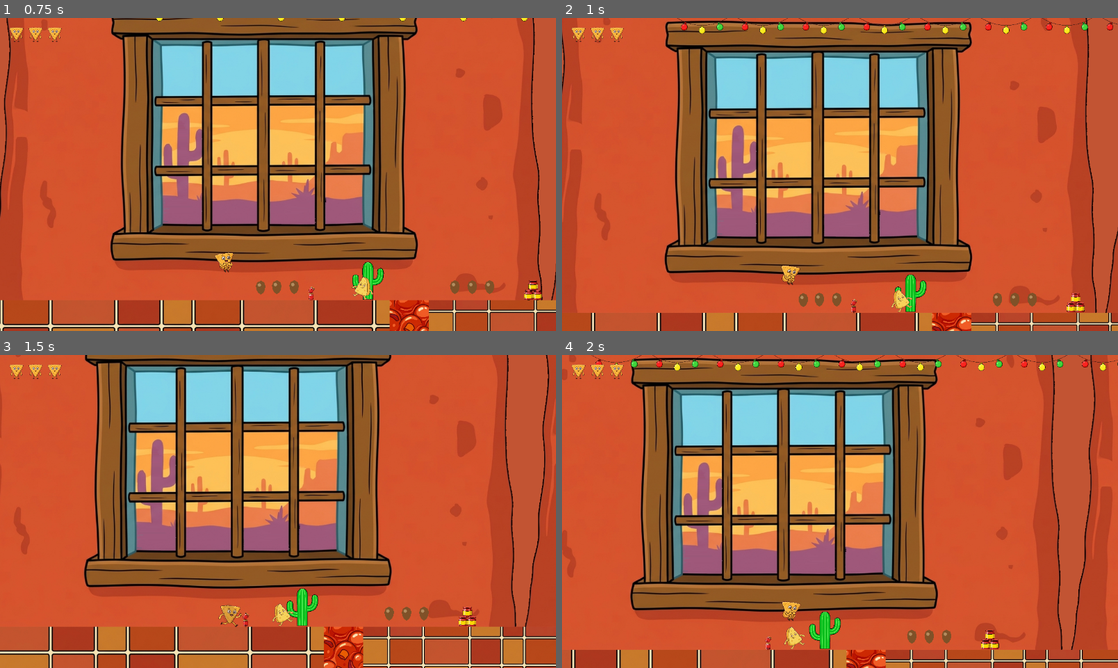
Above: before the commit, frames 1-4 (two rows, left to right).
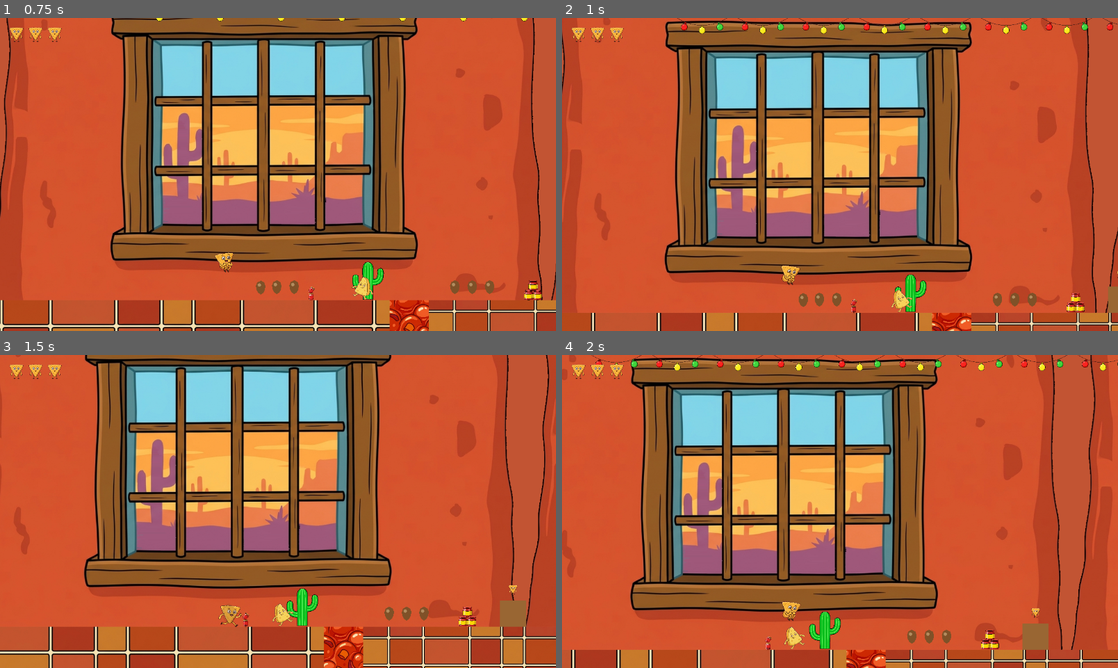
Above: after the commit, the same moments.

Repository: polkfarody/cornchipday
Game: Godot game, scene res://scenes/Level1.tscn
Two runs of this game, one before a commit and one after it. Both use one fixed random seed, a clock stepped at 60 frames per second and the inputs below.
Inputs:
- Up to frame 1 (0.75 s): tap Enter (ui_accept) at 0.5 s; hold Right (ui_right) from 0.53 s (still down)
- Up to frame 2 (1 s): keep holding Right (ui_right); tap Enter (ui_accept) at 0.77 s
- Up to frame 3 (1.5 s): keep holding Right (ui_right)
- Up to frame 4 (2 s): keep holding Right (ui_right); tap Enter (ui_accept) at 1.52 s

Frame 1 is identical in both runs. In frame 2, 0.2% of the frame differs, in the area x 98-100%, y 80-95%; in frame 3, 0.4%; in frame 4, 0.4%, in the area x 82-88%, y 80-95%.

Commit message:
Add extra-life pickups and one bonus jump-challenge pedestal per level

Diff:
--- a/scenes/Level1.tscn
+++ b/scenes/Level1.tscn
@@ -20,6 +20,7 @@
 [ext_resource type="Texture2D" uid="uid://co5j5fpv6yv5w" path="res://Assets/generated/environment/level1/l1_cactus.png" id="17_cactus"]
 [ext_resource type="Texture2D" uid="uid://dg8lgmuhpoumd" path="res://Assets/generated/environment/level1/l1_string_lights.png" id="18_string_lights"]
 [ext_resource type="Texture2D" uid="uid://btsioems04pvs" path="res://Assets/generated/environment/level1/l1_window_view.png" id="19_window_view"]
+[ext_resource type="PackedScene" path="res://scenes/LifePickup.tscn" id="20_life_pickup"]
 
 [sub_resource type="RectangleShape2D" id="RectangleShape2D_groundA"]
 size = Vector2(978, 80)
@@ -47,6 +48,9 @@
 
 [sub_resource type="RectangleShape2D" id="RectangleShape2D_trigger"]
 size = Vector2(20, 400)
+
+[sub_resource type="RectangleShape2D" id="RectangleShape2D_bonus_platform"]
+size = Vector2(60, 60)
 
 [node name="Level1" type="Node2D" unique_id=1358928885]
 script = ExtResource("0_level_base")
@@ -552,3 +556,16 @@
 projectile_scene = ExtResource("6_boss_projectile")
 ingredient_scene = ExtResource("3_ingredient")
 ingredient_spawn_position = Vector2(3400, 330)
+
+[node name="BonusPlatform1" type="StaticBody2D" parent="."]
+position = Vector2(935, 330)
+
+[node name="CollisionShape2D" type="CollisionShape2D" parent="BonusPlatform1"]
+shape = SubResource("RectangleShape2D_bonus_platform")
+
+[node name="Plank" type="Polygon2D" parent="BonusPlatform1"]
+color = Color(0.6, 0.4, 0.2, 1)
+polygon = PackedVector2Array(-30, 30, 30, 30, 30, -30, -30, -30)
+
+[node name="BonusLifePickup1" parent="." instance=ExtResource("20_life_pickup")]
+position = Vector2(935, 275)
--- a/scenes/Level2.tscn
+++ b/scenes/Level2.tscn
@@ -18,6 +18,7 @@
 [ext_resource type="Texture2D" uid="uid://cimqxbx5i60t8" path="res://Assets/generated/environment/level2/l2_cheese_drip.png" id="15_cheese_drip"]
 [ext_resource type="Texture2D" uid="uid://dchmvgp0pmh53" path="res://Assets/generated/environment/level2/l2_window_view.png" id="16_window_view"]
 [ext_resource type="PackedScene" path="res://scenes/AirFryer.tscn" id="17_airfryer"]
+[ext_resource type="PackedScene" path="res://scenes/LifePickup.tscn" id="18_life_pickup"]
 
 [sub_resource type="RectangleShape2D" id="RectangleShape2D_groundA"]
 size = Vector2(1036, 80)
@@ -33,6 +34,9 @@
 
 [sub_resource type="RectangleShape2D" id="RectangleShape2D_obstacle_medium"]
 size = Vector2(54, 46)
+
+[sub_resource type="RectangleShape2D" id="RectangleShape2D_bonus_platform"]
+size = Vector2(60, 60)
 
 [sub_resource type="RectangleShape2D" id="RectangleShape2D_obstacle_large"]
 size = Vector2(58, 58)
@@ -277,3 +281,16 @@
 projectile_scene = ExtResource("4_slow_projectile")
 ingredient_scene = ExtResource("2_ingredient")
 ingredient_spawn_position = Vector2(1795, 330)
+
+[node name="BonusPlatform1" type="StaticBody2D" parent="."]
+position = Vector2(945, 330)
+
+[node name="CollisionShape2D" type="CollisionShape2D" parent="BonusPlatform1"]
+shape = SubResource("RectangleShape2D_bonus_platform")
+
+[node name="Plank" type="Polygon2D" parent="BonusPlatform1"]
+color = Color(0.7, 0.55, 0.15, 1)
+polygon = PackedVector2Array(-30, 30, 30, 30, 30, -30, -30, -30)
+
+[node name="BonusLifePickup1" parent="." instance=ExtResource("18_life_pickup")]
+position = Vector2(945, 275)
--- a/scenes/Level3.tscn
+++ b/scenes/Level3.tscn
@@ -10,6 +10,7 @@
 [ext_resource type="PackedScene" path="res://scenes/BossProjectile.tscn" id="7_lime_projectile"]
 [ext_resource type="Texture2D" path="res://Assets/generated/characters/cornchip/cornchip_frame1.png" id="8_life_icon"]
 [ext_resource type="PackedScene" path="res://scenes/BeanToken.tscn" id="9_bean"]
+[ext_resource type="PackedScene" path="res://scenes/LifePickup.tscn" id="10_life_pickup"]
 
 [sub_resource type="RectangleShape2D" id="RectangleShape2D_groundA"]
 size = Vector2(1036, 80)
@@ -25,6 +26,9 @@
 
 [sub_resource type="RectangleShape2D" id="RectangleShape2D_obstacle_medium"]
 size = Vector2(42, 46)
+
+[sub_resource type="RectangleShape2D" id="RectangleShape2D_bonus_platform"]
+size = Vector2(60, 60)
 
 [sub_resource type="RectangleShape2D" id="RectangleShape2D_obstacle_large"]
 size = Vector2(22, 58)
@@ -192,3 +196,16 @@
 hazard_scene = ExtResource("4_hazard")
 ingredient_scene = ExtResource("2_ingredient")
 ingredient_spawn_position = Vector2(2050, 330)
+
+[node name="BonusPlatform1" type="StaticBody2D" parent="."]
+position = Vector2(945, 330)
+
+[node name="CollisionShape2D" type="CollisionShape2D" parent="BonusPlatform1"]
+shape = SubResource("RectangleShape2D_bonus_platform")
+
+[node name="Plank" type="Polygon2D" parent="BonusPlatform1"]
+color = Color(0.4, 0.6, 0.25, 1)
+polygon = PackedVector2Array(-30, 30, 30, 30, 30, -30, -30, -30)
+
+[node name="BonusLifePickup1" parent="." instance=ExtResource("10_life_pickup")]
+position = Vector2(945, 275)
--- a/scenes/Level4.tscn
+++ b/scenes/Level4.tscn
@@ -9,6 +9,7 @@
 [ext_resource type="PackedScene" path="res://scenes/BossProjectile.tscn" id="6_salsabowl_projectile"]
 [ext_resource type="Texture2D" path="res://Assets/generated/characters/cornchip/cornchip_frame1.png" id="7_life_icon"]
 [ext_resource type="PackedScene" path="res://scenes/BeanToken.tscn" id="8_bean"]
+[ext_resource type="PackedScene" path="res://scenes/LifePickup.tscn" id="9_life_pickup"]
 
 [sub_resource type="RectangleShape2D" id="RectangleShape2D_groundA"]
 size = Vector2(1036, 80)
@@ -24,6 +25,9 @@
 
 [sub_resource type="RectangleShape2D" id="RectangleShape2D_obstacle_medium"]
 size = Vector2(42, 46)
+
+[sub_resource type="RectangleShape2D" id="RectangleShape2D_bonus_platform"]
+size = Vector2(60, 60)
 
 [sub_resource type="RectangleShape2D" id="RectangleShape2D_obstacle_large"]
 size = Vector2(22, 58)
@@ -187,3 +191,16 @@
 position = Vector2(2050, 330)
 ingredient_scene = ExtResource("2_ingredient")
 ingredient_spawn_position = Vector2(2050, 330)
+
+[node name="BonusPlatform1" type="StaticBody2D" parent="."]
+position = Vector2(945, 330)
+
+[node name="CollisionShape2D" type="CollisionShape2D" parent="BonusPlatform1"]
+shape = SubResource("RectangleShape2D_bonus_platform")
+
+[node name="Plank" type="Polygon2D" parent="BonusPlatform1"]
+color = Color(0.65, 0.3, 0.15, 1)
+polygon = PackedVector2Array(-30, 30, 30, 30, 30, -30, -30, -30)
+
+[node name="BonusLifePickup1" parent="." instance=ExtResource("9_life_pickup")]
+position = Vector2(945, 275)
--- a/scenes/Level5.tscn
+++ b/scenes/Level5.tscn
@@ -9,6 +9,7 @@
 [ext_resource type="PackedScene" path="res://scenes/ChiveBitEnemy.tscn" id="6_chivebit"]
 [ext_resource type="Texture2D" path="res://Assets/generated/characters/cornchip/cornchip_frame1.png" id="7_life_icon"]
 [ext_resource type="PackedScene" path="res://scenes/BeanToken.tscn" id="8_bean"]
+[ext_resource type="PackedScene" path="res://scenes/LifePickup.tscn" id="9_life_pickup"]
 
 [sub_resource type="RectangleShape2D" id="RectangleShape2D_groundA"]
 size = Vector2(1036, 80)
@@ -24,6 +25,9 @@
 
 [sub_resource type="RectangleShape2D" id="RectangleShape2D_obstacle_medium"]
 size = Vector2(42, 46)
+
+[sub_resource type="RectangleShape2D" id="RectangleShape2D_bonus_platform"]
+size = Vector2(60, 60)
 
 [sub_resource type="RectangleShape2D" id="RectangleShape2D_obstacle_large"]
 size = Vector2(22, 58)
@@ -194,3 +198,16 @@
 position = Vector2(2050, 330)
 ingredient_scene = ExtResource("2_ingredient")
 ingredient_spawn_position = Vector2(2050, 330)
+
+[node name="BonusPlatform1" type="StaticBody2D" parent="."]
+position = Vector2(945, 330)
+
+[node name="CollisionShape2D" type="CollisionShape2D" parent="BonusPlatform1"]
+shape = SubResource("RectangleShape2D_bonus_platform")
+
+[node name="Plank" type="Polygon2D" parent="BonusPlatform1"]
+color = Color(0.55, 0.7, 0.78, 1)
+polygon = PackedVector2Array(-30, 30, 30, 30, 30, -30, -30, -30)
+
+[node name="BonusLifePickup1" parent="." instance=ExtResource("9_life_pickup")]
+position = Vector2(945, 275)
--- a/scenes/Level6.tscn
+++ b/scenes/Level6.tscn
@@ -10,6 +10,7 @@
 [ext_resource type="PackedScene" path="res://scenes/GreaseSplatterEnemy.tscn" id="7_greasesplatter"]
 [ext_resource type="Texture2D" path="res://Assets/generated/characters/cornchip/cornchip_frame1.png" id="8_life_icon"]
 [ext_resource type="PackedScene" path="res://scenes/BeanToken.tscn" id="9_bean"]
+[ext_resource type="PackedScene" path="res://scenes/LifePickup.tscn" id="10_life_pickup"]
 
 [sub_resource type="RectangleShape2D" id="RectangleShape2D_groundA"]
 size = Vector2(1036, 80)
@@ -25,6 +26,9 @@
 
 [sub_resource type="RectangleShape2D" id="RectangleShape2D_obstacle_medium"]
 size = Vector2(42, 46)
+
+[sub_resource type="RectangleShape2D" id="RectangleShape2D_bonus_platform"]
+size = Vector2(60, 60)
 
 [sub_resource type="RectangleShape2D" id="RectangleShape2D_obstacle_large"]
 size = Vector2(22, 58)
@@ -198,3 +202,16 @@
 ingredient_scene = ExtResource("2_ingredient")
 ingredient_spawn_position = Vector2(2050, 330)
 heat_zone_path = NodePath("../HeatZone")
+
+[node name="BonusPlatform1" type="StaticBody2D" parent="."]
+position = Vector2(945, 330)
+
+[node name="CollisionShape2D" type="CollisionShape2D" parent="BonusPlatform1"]
+shape = SubResource("RectangleShape2D_bonus_platform")
+
+[node name="Plank" type="Polygon2D" parent="BonusPlatform1"]
+color = Color(0.6, 0.3, 0.15, 1)
+polygon = PackedVector2Array(-30, 30, 30, 30, 30, -30, -30, -30)
+
+[node name="BonusLifePickup1" parent="." instance=ExtResource("10_life_pickup")]
+position = Vector2(945, 275)
--- a/scenes/Level7.tscn
+++ b/scenes/Level7.tscn
@@ -18,12 +18,16 @@
 [ext_resource type="PackedScene" path="res://scenes/CrunchyShellIngredient.tscn" id="15_crunchyshell_ing"]
 [ext_resource type="Texture2D" path="res://Assets/generated/characters/cornchip/cornchip_frame1.png" id="16_life_icon"]
 [ext_resource type="PackedScene" path="res://scenes/BeanToken.tscn" id="17_bean"]
+[ext_resource type="PackedScene" path="res://scenes/LifePickup.tscn" id="18_life_pickup"]
 
 [sub_resource type="RectangleShape2D" id="RectangleShape2D_groundA"]
 size = Vector2(1036, 80)
 
 [sub_resource type="RectangleShape2D" id="RectangleShape2D_groundB"]
 size = Vector2(710, 80)
+
+[sub_resource type="RectangleShape2D" id="RectangleShape2D_bonus_platform"]
+size = Vector2(60, 60)
 
 [sub_resource type="RectangleShape2D" id="RectangleShape2D_groundC"]
 size = Vector2(1337, 80)
@@ -172,3 +176,16 @@
 
 [node name="CrunchyShellDelivery" parent="." groups=["wrap_delivery"] instance=ExtResource("15_crunchyshell_ing")]
 position = Vector2(2250, 330)
+
+[node name="BonusPlatform1" type="StaticBody2D" parent="."]
+position = Vector2(945, 330)
+
+[node name="CollisionShape2D" type="CollisionShape2D" parent="BonusPlatform1"]
+shape = SubResource("RectangleShape2D_bonus_platform")
+
+[node name="Plank" type="Polygon2D" parent="BonusPlatform1"]
+color = Color(0.75, 0.55, 0.25, 1)
+polygon = PackedVector2Array(-30, 30, 30, 30, 30, -30, -30, -30)
+
+[node name="BonusLifePickup1" parent="." instance=ExtResource("18_life_pickup")]
+position = Vector2(945, 275)
--- /dev/null
+++ b/scenes/LifePickup.tscn
@@ -0,0 +1,17 @@
+[gd_scene load_steps=3 format=3]
+
+[ext_resource type="Script" path="res://scripts/ingredient.gd" id="1_ingredient"]
+[ext_resource type="Texture2D" path="res://Assets/generated/characters/cornchip/cornchip_frame1.png" id="2_tex"]
+
+[sub_resource type="CircleShape2D" id="CircleShape2D_life"]
+radius = 16
+
+[node name="LifePickup" type="Area2D"]
+script = ExtResource("1_ingredient")
+
+[node name="CollisionShape2D" type="CollisionShape2D" parent="."]
+shape = SubResource("CircleShape2D_life")
+
+[node name="Sprite" type="Sprite2D" parent="."]
+scale = Vector2(0.09, 0.09)
+texture = ExtResource("2_tex")
--- a/scripts/level_base.gd
+++ b/scripts/level_base.gd
@@ -34,6 +34,8 @@
 		player.grant_double_jump()
 	for token in get_tree().get_nodes_in_group("bean_token"):
 		token.collected.connect(_on_bean_token_collected)
+	for pickup in get_tree().get_nodes_in_group("life_pickup"):
+		pickup.collected.connect(_on_life_pickup_collected)
 
 func _on_player_hit() -> void:
 	if level_complete:
@@ -48,6 +50,17 @@
 func _on_bean_token_collected() -> void:
 	bean_tokens_collected += 1
 
+# Extra-life pickup (feature.md backlog, direct user request): capped at
+# MAX_LIVES so the icon-only HUD never needs a 4th slot or a number. Reveals
+# the icon this exact life level corresponds to, mirroring how
+# _on_player_hit hides icons by index.
+func _on_life_pickup_collected() -> void:
+	if lives >= MAX_LIVES:
+		return
+	if lives < life_icons.size():
+		life_icons[lives].visible = true
+	lives += 1
+
 func register_level_ingredient(ingredient: Node) -> void:
 	ingredient.collected.connect(_on_level_ingredient_collected)
 
Not shown, changed: feature.md
Not shown, changed: plan.md
